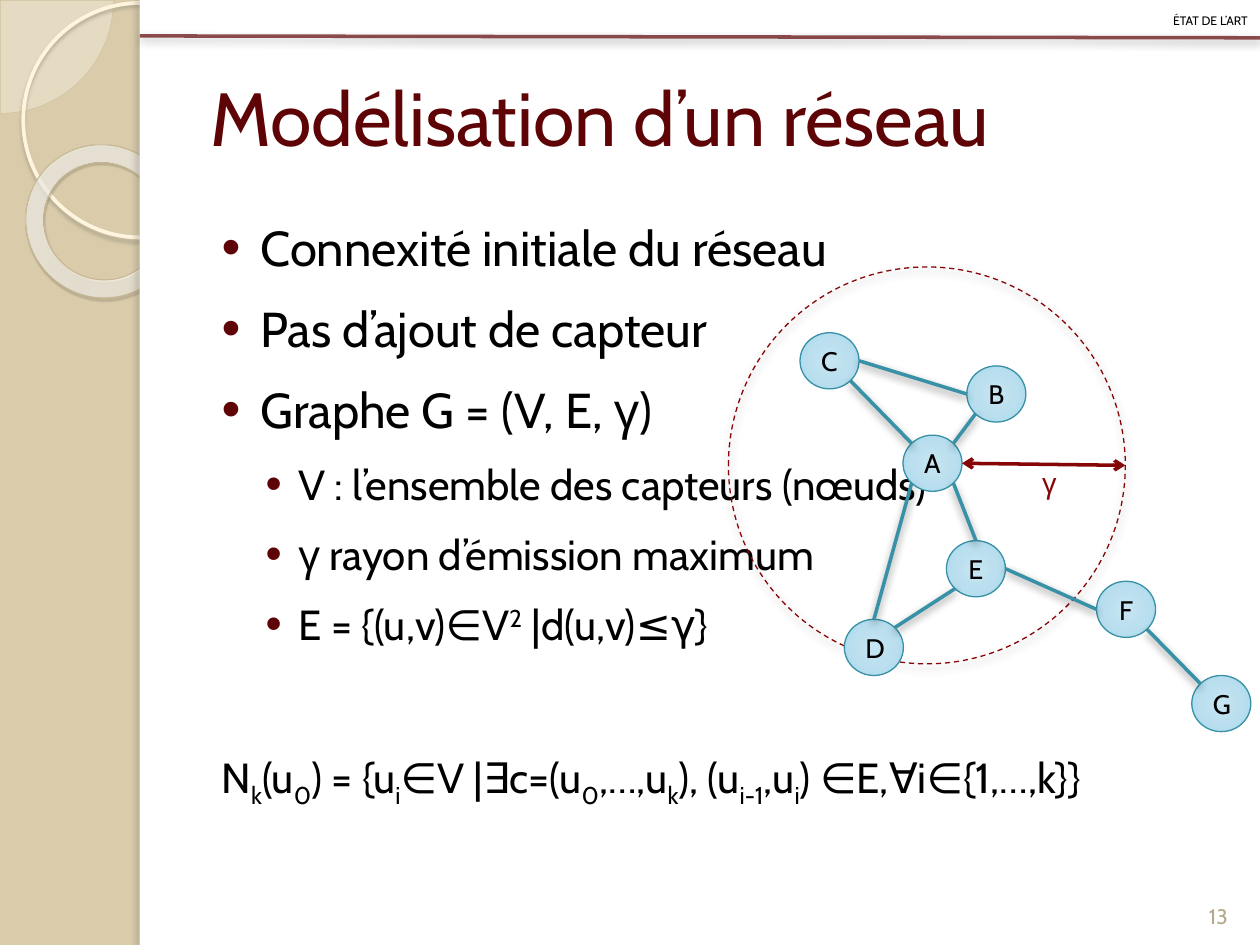
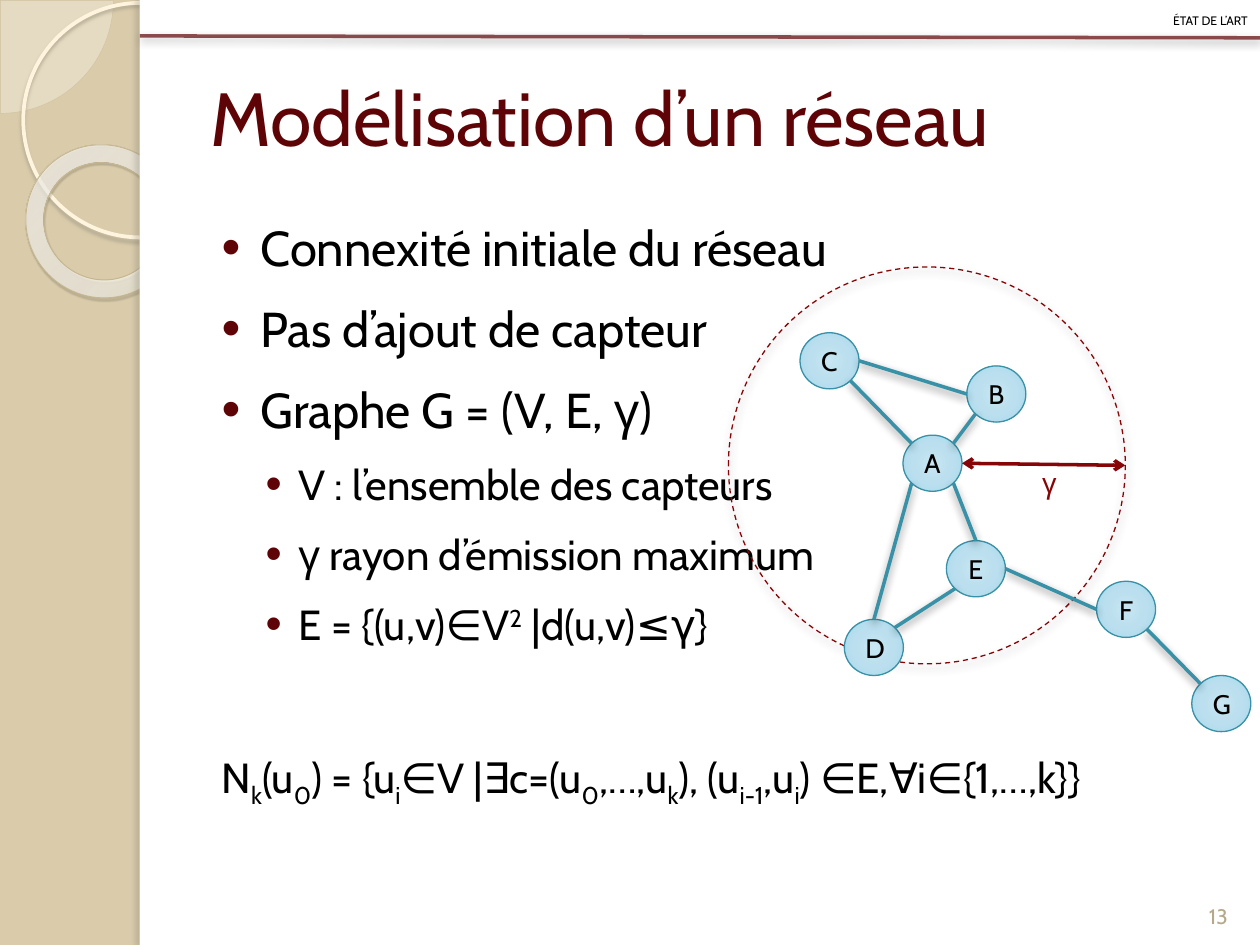
Before and after one commit to Patre/Energy-saving-in-sensors--networks, a slide deck: slide 13 of Redaction/Presentation/pres .pptx. Drawn at 1260x945 pixels with LibreOffice and Linux fonts; fonts in the diff are those of the drawing. Boxes give left, top, right and bottom in pixels: in the first picture for what was removed or moved away, otherwise in the second. Text is boxed around its words. In the diff, an @@ line names an element or a change of style, - is before the commit and + after.

```diff
--- a/Redaction/Presentation/pres .pptx
+++ b/Redaction/Presentation/pres .pptx
@@ text at <box>298,465,773,510</box>: text changed @@
-  • V : l’ensemble des capteurs (nœuds)
+  • V : l’ensemble des capteurs
```
Also in this commit, not shown: 14 other slides changed, 1 slide added, 4 slides removed.
